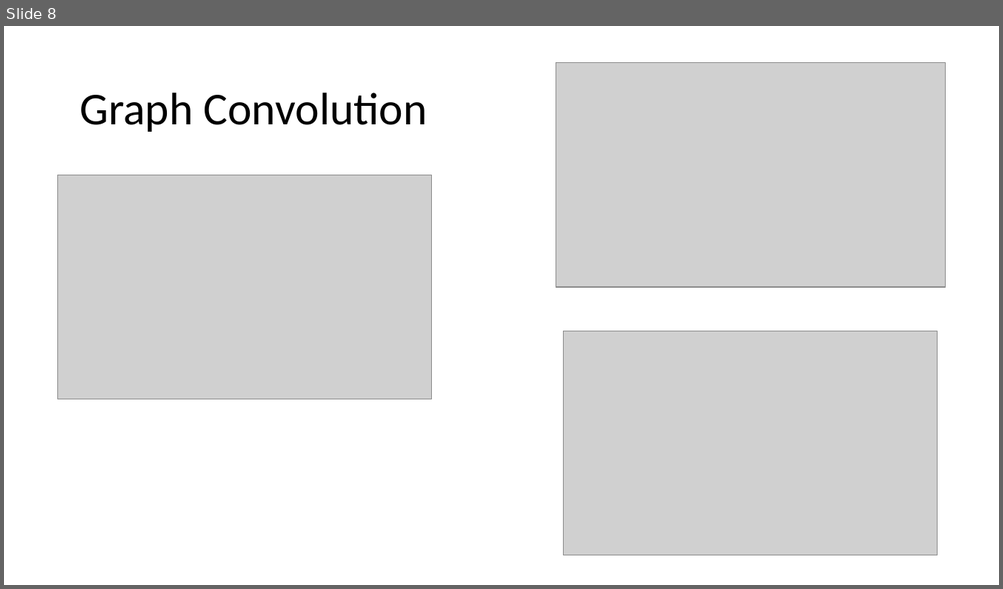
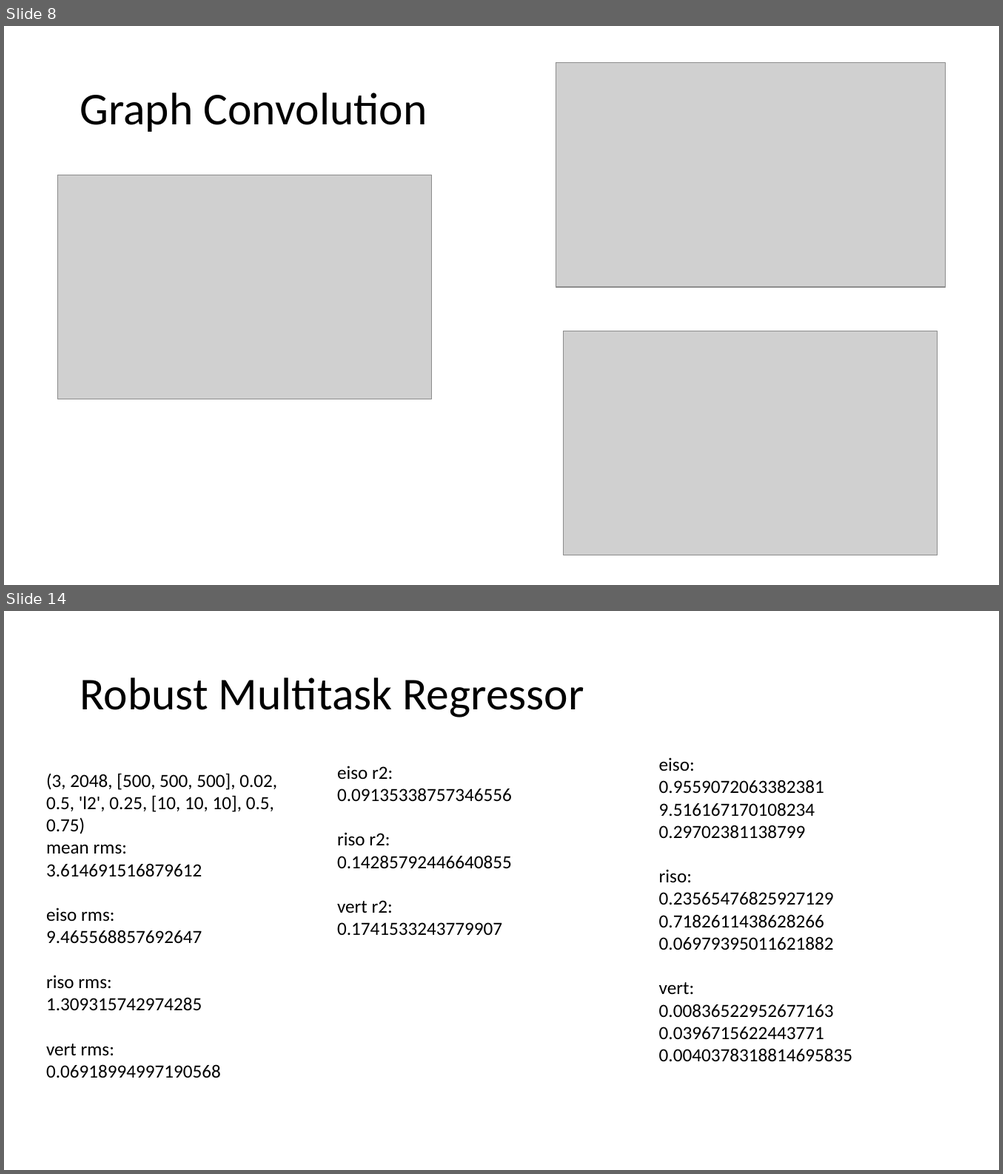
Before and after one commit to Ian-McCleary/chem-ml-research, a slide deck: statsreport.pptx. Shown one above the other, each under a label of ours: slide 8 before the commit, slides 8 and 14 after it; the slides between them are not shown. The pictures are 1003x589 and 1003x1174 pixels, drawn with LibreOffice and Linux fonts; fonts in the diff are those of the drawing; grey boxes stand for pictures. Boxes give left, top, right and bottom in pixels: in the first picture for what was removed or moved away, otherwise in the second. Text is boxed around its words. In the diff, an @@ line names an element or a change of style, - is before the commit and + after.

```diff
--- a/statsreport.pptx
+++ b/statsreport.pptx
@@ slide 14 added at bbox=[4, 611, 999, 1170], background #FFFFFF @@
@@ title added at bbox=[79, 678, 583, 718], 44 pt, text #000000 @@
+Robust Multitask Regressor
@@ text added at bbox=[337, 766, 834, 1018], 18 pt, text #000000 @@
+eiso r2:
+0.09135338757346556
+riso r2:
+0.14285792446640855
+vert r2:
+0.1741533243779907
@@ text added at bbox=[659, 758, 852, 1062], 18 pt, text #000000 @@
+eiso:
+0.9559072063382381
+9.516167170108234
+0.29702381138799
+riso:
+0.23565476825927129
+0.7182611438628266
+0.06979395011621882
+vert:
+0.00836522952677163
+0.0396715622443771
+0.0040378318814695835
@@ text added at bbox=[46, 773, 277, 1079], 18 pt, text #000000 @@
+(3, 2048, [500, 500, 500], 0.02, 0.5, 'l2', 0.25, [10, 10, 10], 0.5, 0.75)
+mean rms:
+3.614691516879612
+eiso rms:
+9.465568857692647
+riso rms:
+1.309315742974285
+vert rms:
+0.06918994997190568
```
Also in this commit, not shown: 3 slides changed, 8 other slides added, 6 other files.
